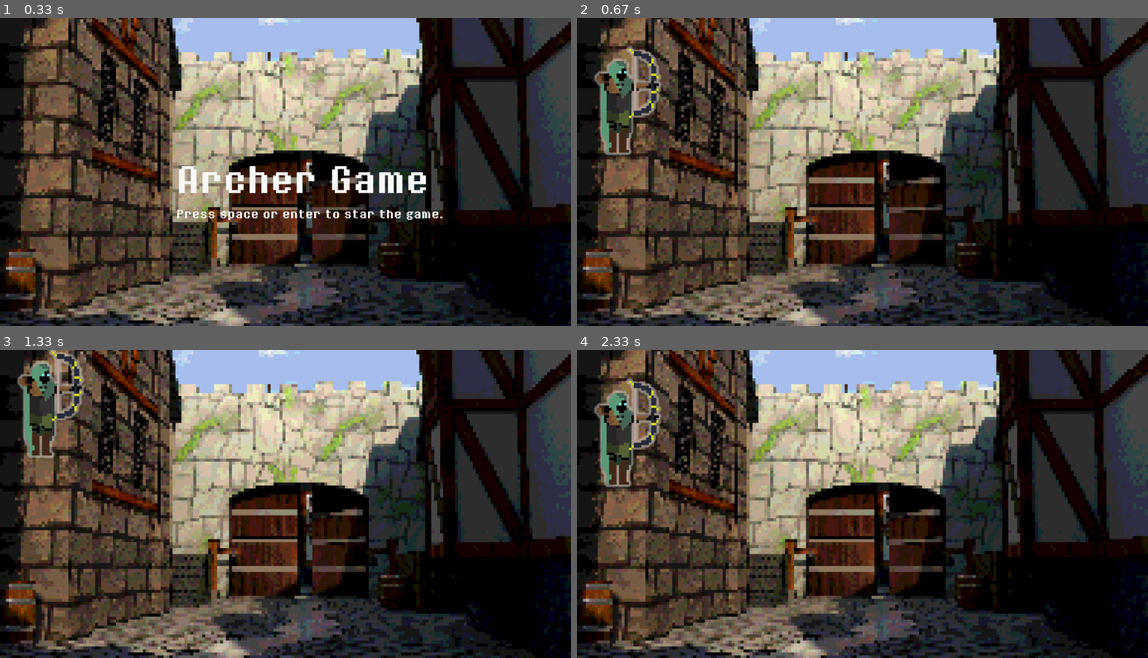
Above: before the commit, frames 1-4 (two rows, left to right).
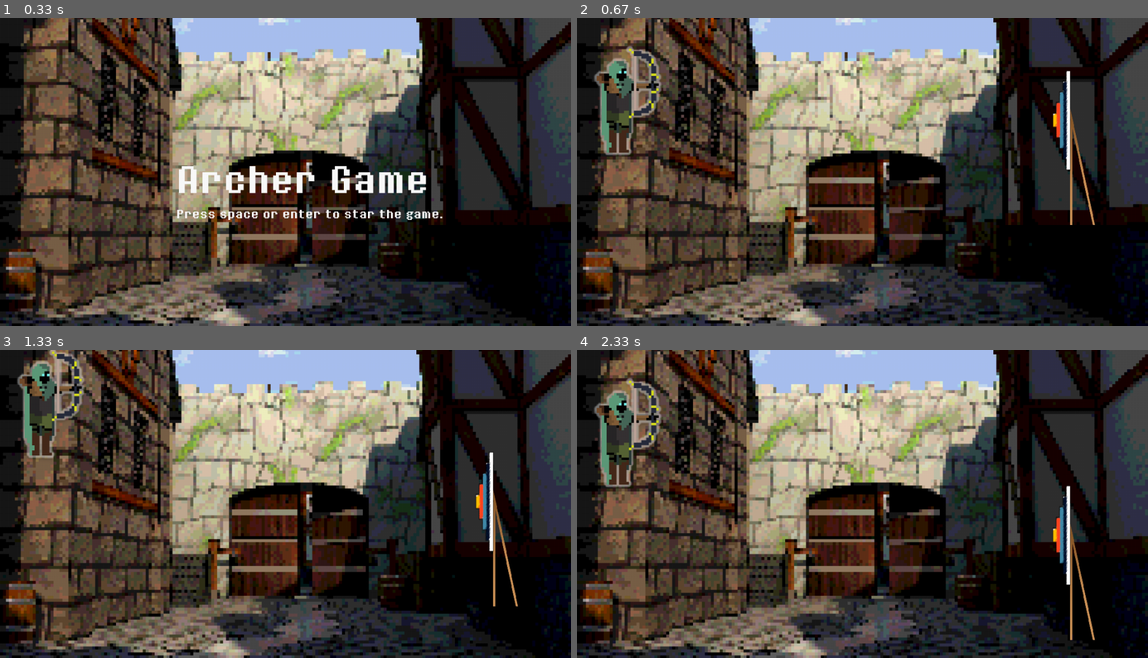
Above: after the commit, the same moments.

Repository: edumigueis/Archer-PyGame
Game: pygame game, started from game.py
The game is run twice, just before and just after one commit, with the same random seed, the same clock (stepped at 60 frames per second) and the same inputs.
Inputs:
- Up to frame 1 (0.33 s): no input
- Up to frame 2 (0.67 s): tap Enter at 0.33 s
- Up to frame 3 (1.33 s): tap Space at 0.67 s; hold Up from 1 s (still down)
- Up to frame 4 (2.33 s): release Up at 1.47 s; hold Esc 1.5-1.97 s; hold Right 1.5-1.97 s; tap Space at 2 s

Frame 1 is identical in both runs. In frame 2, 0.9% of the frame differs, in the area x 83-91%, y 17-68%; in frame 3, 0.9%; in frame 4, 0.9%, in the area x 83-91%, y 43-95%.

Commit message:
Target Moving and Adjustments

Diff:
--- a/game.py
+++ b/game.py
@@ -25,8 +25,11 @@
 player = pygame.transform.scale(player, (300, 300))
 playerShoot = pygame.transform.scale(playerShoot, (300, 300))
 arrow = pygame.image.load("assets/arrow.png")
+target = pygame.image.load("assets/target.png")
+target = pygame.transform.scale(target, (170, 279))
 isShooting = False
-
+rect_change_y = 2
+rect_y = 50
 
 def gameplay():
     playery = 0
@@ -36,7 +39,6 @@
     screen.blit(bg, (0, 0))
     global isShooting
     isShooting = False
-    move_target()
     while not gQuit:
         if pygame.display.get_surface() == None:
             print(errMsg)
@@ -63,8 +65,8 @@
                         screen.blit(playerShoot, (playerx, playery))
                         pygame.display.update()
                         isShooting = True
+                        pygame.event.set_blocked(pygame.KEYDOWN)
                         shoot(playery, playerx + 30)
-                        print("shoot")
 
                     if event.key == pygame.K_ESCAPE:
                         gQuit = True
@@ -72,24 +74,39 @@
                         return True
 
             if not isShooting:
+                pygame.event.set_allowed(pygame.KEYDOWN)
                 screen.blit(bg, (0, 0))
                 screen.blit(player, (playerx, playery))
 
+            global rect_change_y
+            global rect_y
+            rect_y += rect_change_y
+            if rect_y > height - 300 or rect_y < 0:
+                rect_change_y = rect_change_y * -1
+
+            screen.blit(target, (width - 200, rect_y))
             pygame.display.update()
 
         clock.tick(FPS)
 
-def move_target():
-    print("u")
 
 def shoot(yStart, xStart):
     arrowX = xStart + 70
+    global rect_change_y
+    global rect_y
     while arrowX < width:
         arrowX += 20
         screen.blit(bg, (0, 0))
         screen.blit(playerShoot, (xStart - 30, yStart))
         screen.blit(arrow, (arrowX, yStart + 90))
+        rect_y += rect_change_y * 0.5
+        if rect_y > height - 300 or rect_y < 0:
+            rect_change_y = rect_change_y * -1
+        screen.blit(target, (width - 200, rect_y))
         pygame.display.update()
+
+        """if arrowX > width - 100 and yStart == rect_y: # DETECTAR COLISÃO
+            print("colide")"""
 
         if arrowX > width - 100:
             global isShooting
Binary file added: assets/target.png
